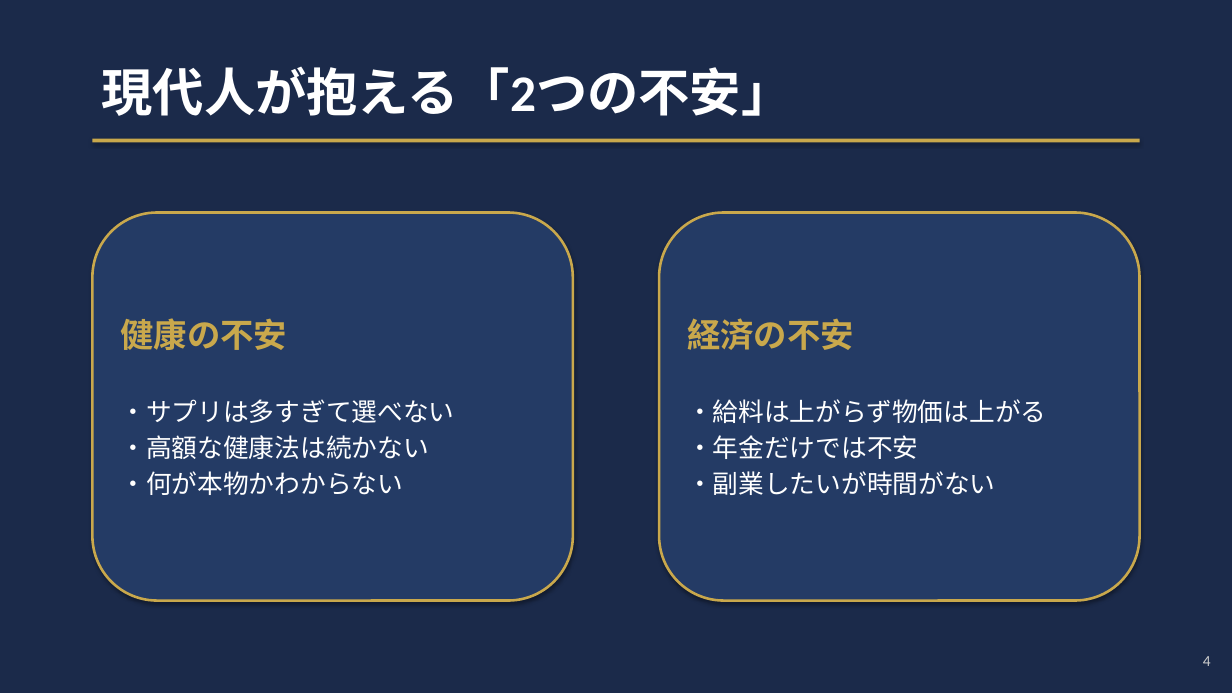
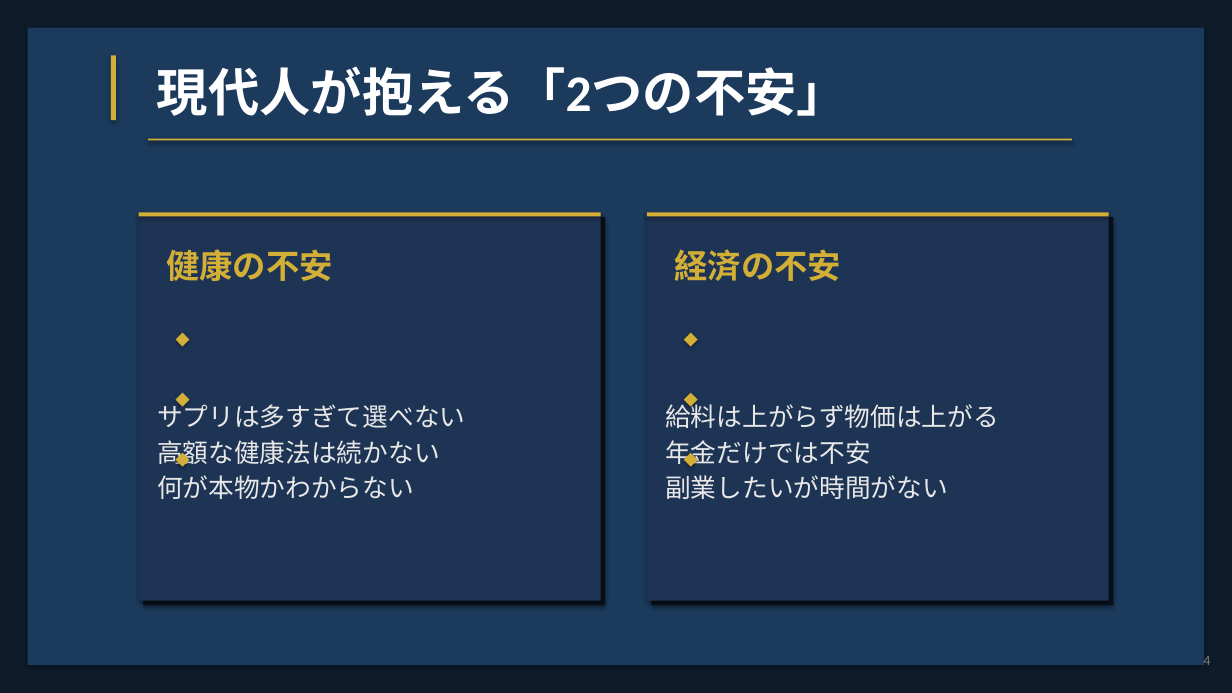
Before and after one commit to office-vonds/noyuto, a slide deck: slide 4 of RIWAY_Presentation.pptx. Drawn at 1232x693 pixels with LibreOffice and Linux fonts; fonts in the diff are those of the drawing. Boxes give left, top, right and bottom in pixels: in the first picture for what was removed or moved away, otherwise in the second. Text is boxed around its words. In the diff, an @@ line names an element or a change of style, - is before the commit and + after.

```diff
--- a/RIWAY_Presentation.pptx
+++ b/RIWAY_Presentation.pptx
@@ rectangle at (0, 0, 1232, 693): fill #1B2A4A to #0D1B2A @@
@@ rectangle added at (28, 28, 1204, 665), fill #1B3A5C @@
@@ rectangle added at (111, 55, 116, 120), fill #D4AF37 @@
@@ text "現代人が抱える「2つの不安」": place and size @@
-text "現代人が抱える「2つの不安」" at (101, 67, 792, 116)
+text "現代人が抱える「2つの不安」" at (157, 67, 848, 116)
@@ rectangle: place and size @@
-rectangle at (92, 139, 1140, 142)
+rectangle at (148, 139, 1072, 140)
@@ rectangle at (148, 139, 1072, 140): fill #C9A84C to #D4AF37 @@
@@ rectangle "サプリは多すぎて選べない" at (139, 213, 601, 601): rounded rectangle to rectangle; fill #243B65 to #1E3454; outline #C9A84C 2 pt to none @@
@@ rectangle "サプリは多すぎて選べない": place and size @@
-rectangle "サプリは多すぎて選べない" at (92, 213, 573, 601)
+rectangle "サプリは多すぎて選べない" at (139, 213, 601, 601)
@@ rectangle added at (139, 213, 601, 216), fill #D4AF37 @@
@@ rectangle added at (143, 217, 605, 605), fill #08101A @@
@@ rectangle "給料は上がらず物価は上がる": place and size @@
-rectangle "給料は上がらず物価は上がる" at (659, 213, 1140, 601)
+rectangle "給料は上がらず物価は上がる" at (647, 213, 1109, 601)
@@ rectangle "給料は上がらず物価は上がる" at (647, 213, 1109, 601): rounded rectangle to rectangle; fill #243B65 to #1E3454; outline #C9A84C 2 pt to none @@
@@ rectangle added at (647, 213, 1109, 216), fill #D4AF37 @@
@@ rectangle added at (652, 217, 1114, 605), fill #08101A @@
@@ text added at (166, 249, 333, 281), 26 pt, text #D4AF37, bold @@
+健康の不安
@@ text added at (674, 249, 841, 281), 26 pt, text #D4AF37, bold @@
+経済の不安
@@ diamond added at (176, 333, 189, 347), fill #D4AF37 @@
@@ diamond added at (684, 333, 698, 347), fill #D4AF37 @@
@@ text in rectangle at (157, 399, 465, 499): text changed; text colour #FFFFFF to #E8E8E8 @@
-健康の不安
-・サプリは多すぎて選べない
-・高額な健康法は続かない
-・何が本物かわからない
+サプリは多すぎて選べない
+高額な健康法は続かない
+何が本物かわからない
@@ diamond added at (176, 393, 189, 407), fill #D4AF37 @@
@@ text in rectangle at (665, 399, 999, 499): text changed; text colour #FFFFFF to #E8E8E8 @@
-経済の不安
-・給料は上がらず物価は上がる
-・年金だけでは不安
-・副業したいが時間がない
+給料は上がらず物価は上がる
+年金だけでは不安
+副業したいが時間がない
@@ diamond added at (684, 393, 698, 407), fill #D4AF37 @@
@@ diamond added at (176, 453, 189, 467), fill #D4AF37 @@
@@ diamond added at (684, 453, 698, 467), fill #D4AF37 @@
@@ text "4" at (1203, 653, 1210, 665): size 12 to 11 pt, text colour #CCCCCC to #808080 @@
```
Also in this commit, not shown: 19 other slides changed, 2 other files.
